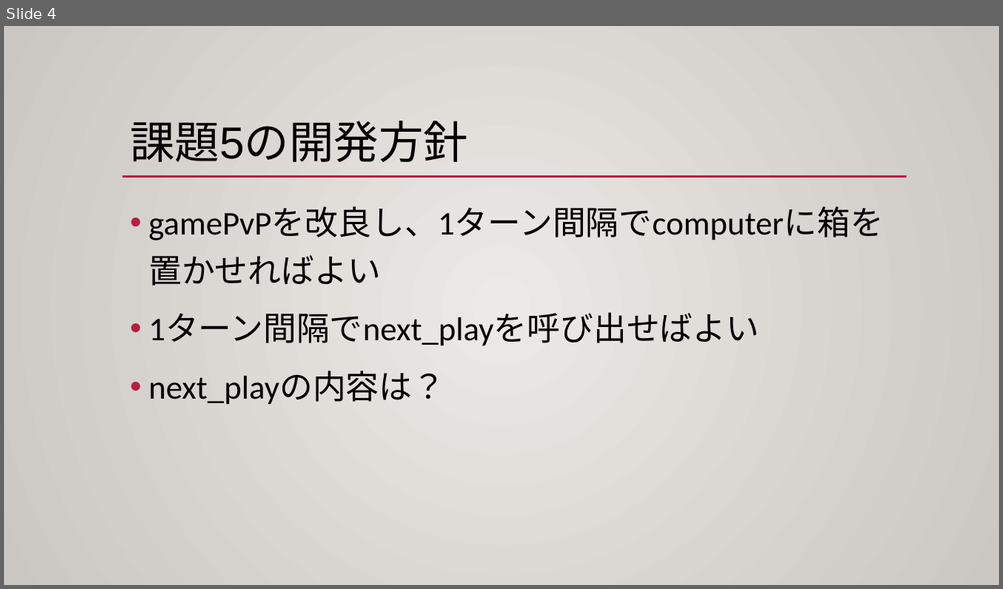
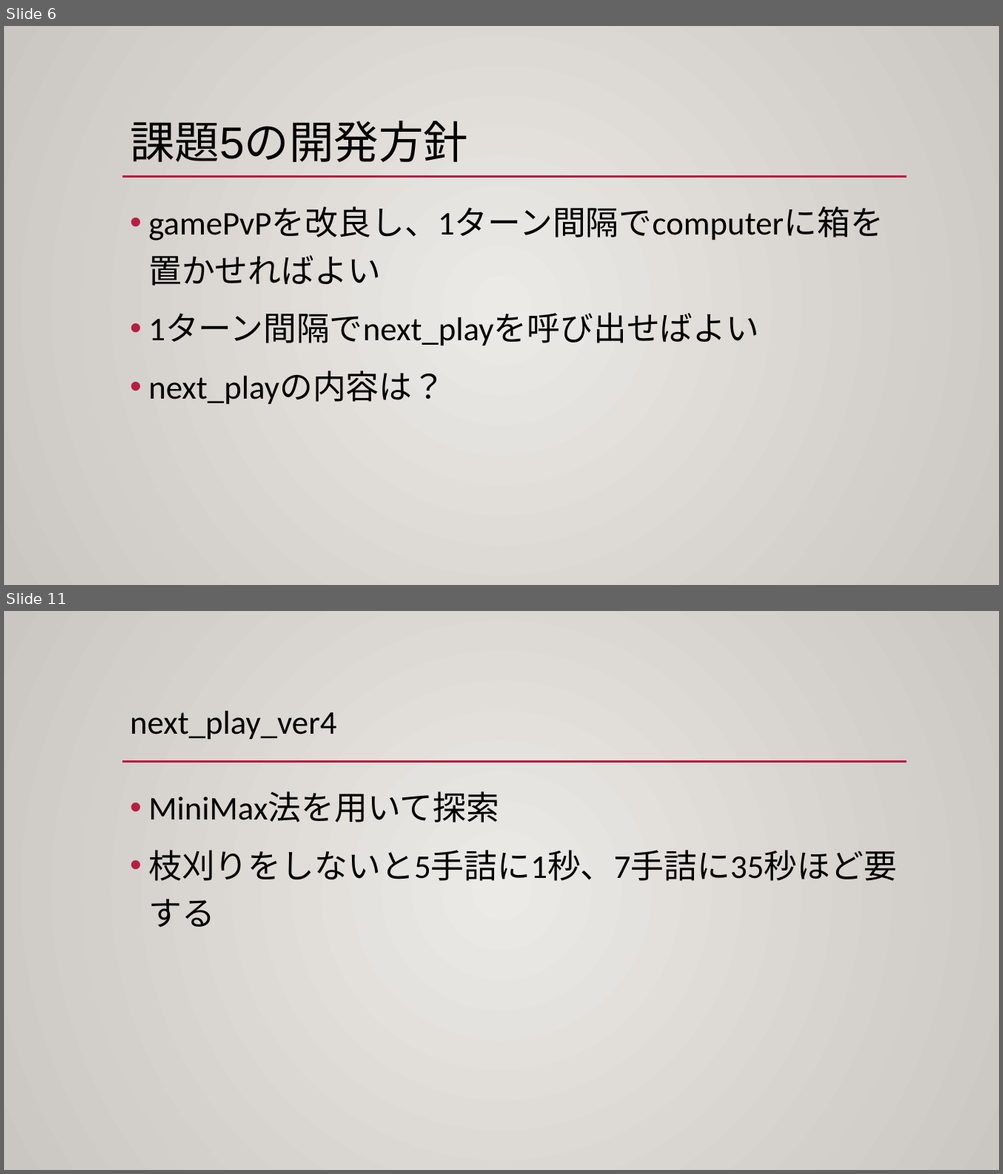
Before and after one commit to holizon9/semi, a slide deck: documents/中間発表.pptx. Shown one above the other, each under a label of ours: slide 4 before the commit, slides 6 and 11 after it; the slides between them are not shown. The pictures are 1003x589 and 1003x1174 pixels, drawn with LibreOffice and Linux fonts; fonts in the diff are those of the drawing. Boxes give left, top, right and bottom in pixels: in the first picture for what was removed or moved away, otherwise in the second. Text is boxed around its words. In the diff, an @@ line names an element or a change of style, - is before the commit and + after.

```diff
--- a/documents/中間発表.pptx
+++ b/documents/中間発表.pptx
@@ slide 11 added at (4, 611, 999, 1170), background gradient #ECEAE7 to #CAC7C1; not listed: 1 template element that a slide beside it also shows @@
@@ title added at (130, 711, 336, 740), 32 pt, text #000000 @@
+next_play_ver4
@@ text added at (148, 792, 896, 881), 32 pt, text #000000 @@
+• MiniMax法を用いて探索
+• 枝刈りをしないと5手詰に1秒、7手詰に35秒ほど要する
@@ what was slide 4 is now slide 6 @@
```
Also in this commit, not shown: 1 slide changed, 6 other slides added, 46 other files.
